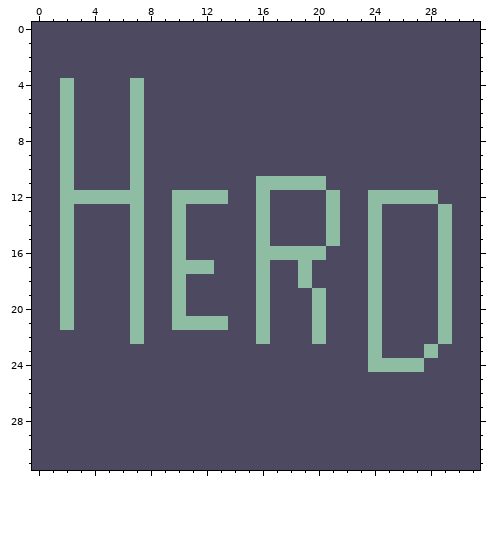
Pixel-art file, stored at assets/gameicons/Herd_icon.aseprite. The picture above is the old version.
32x32 pixels, 1 frame.
New version:
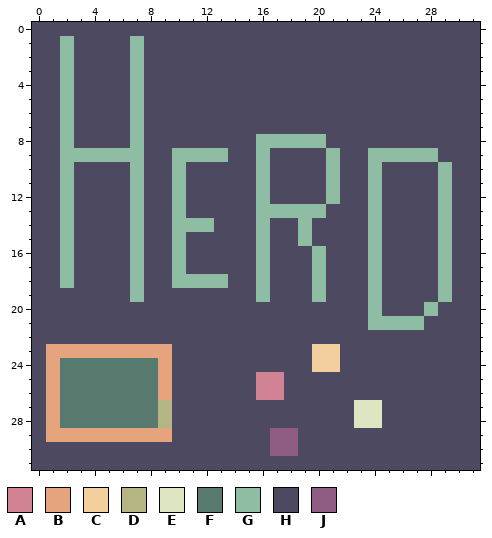
Palette (. is transparent): A #d18293  B #e6a47e  C #f2cf9d  D #b4b582  E #dee6c1  F #587a6e  G #8fbda3  H #4c4961  J #8f5d84
What changed:
The edit turns colour H into colour A in rows 25 to 26 at x 16 to 17.
The edit turns colour H into colour B in row 23 at x 1 to 9; in rows 24 to 26 at x 1 and 9; in rows 27 to 28 at x 1; in row 29 at x 1 to 9.
The edit turns colour H into colour C in rows 23 to 24 at x 20 to 21.
The edit turns colour H into colour D in rows 27 to 28 at x 9.
The edit turns colour H into colour E in rows 27 to 28 at x 23 to 24.
The edit turns colour H into colour F in rows 24 to 28 at x 2 to 8.
The edit turns colour H into colour G in rows 1 to 3 at x 2 and 7; in row 8 at x 16 to 20; in row 9 at x 3 to 6, 10 to 13, 16, 21 and 24 to 28; in row 10 at x 10, 16, 21, 24 and 29; in row 11 at x 10, 21, 24 and 29; in row 12 at x 29.
The edit turns colour H into colour G in row 13 at x 17 to 20; in row 14 at x 11 to 12 and 19; in row 15 at x 19; in row 17 at x 20; in row 18 at x 11 to 13 and 20; in row 20 at x 28.
The edit turns colour H into colour G in row 21 at x 25 to 27.
The edit turns colour G into colour H in row 11 at x 17 to 20; in row 12 at x 3 to 6, 11 to 13 and 25 to 28; in rows 13 to 15 at x 21; in row 16 at x 17 to 19; in row 17 at x 11 to 12 and 19; in row 18 at x 19.
The edit turns colour G into colour H in row 19 at x 2 and 10; in row 20 at x 2, 7, 10, 16, 20 and 29; in row 21 at x 2, 7, 10 to 13, 16, 20 and 29; in row 22 at x 7, 16, 20, 24 and 29; in row 23 at x 24 and 28; in row 24 at x 24 to 27.
The edit turns colour H into colour J in rows 29 to 30 at x 17 to 18.
Pixel boxes of the changes (left, top, right, bottom) in both pictures:
changed: (60, 36, 74, 78)
changed: (130, 36, 144, 78)
changed: (46, 134, 452, 456)
